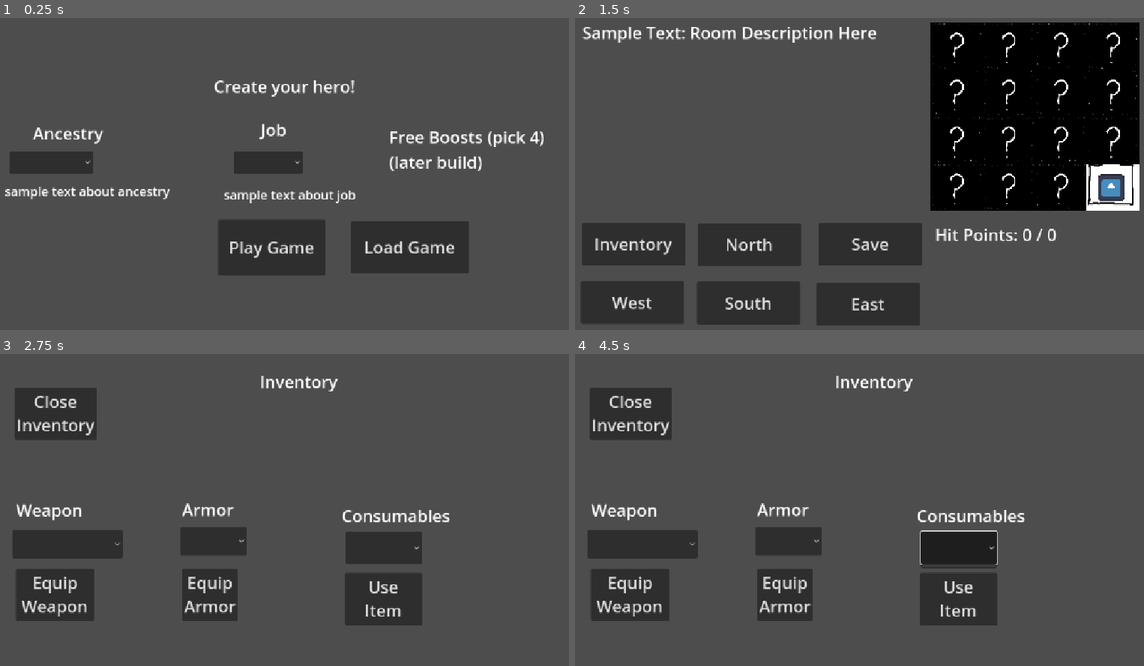
Above: before the commit, frames 1-4 (two rows, left to right).
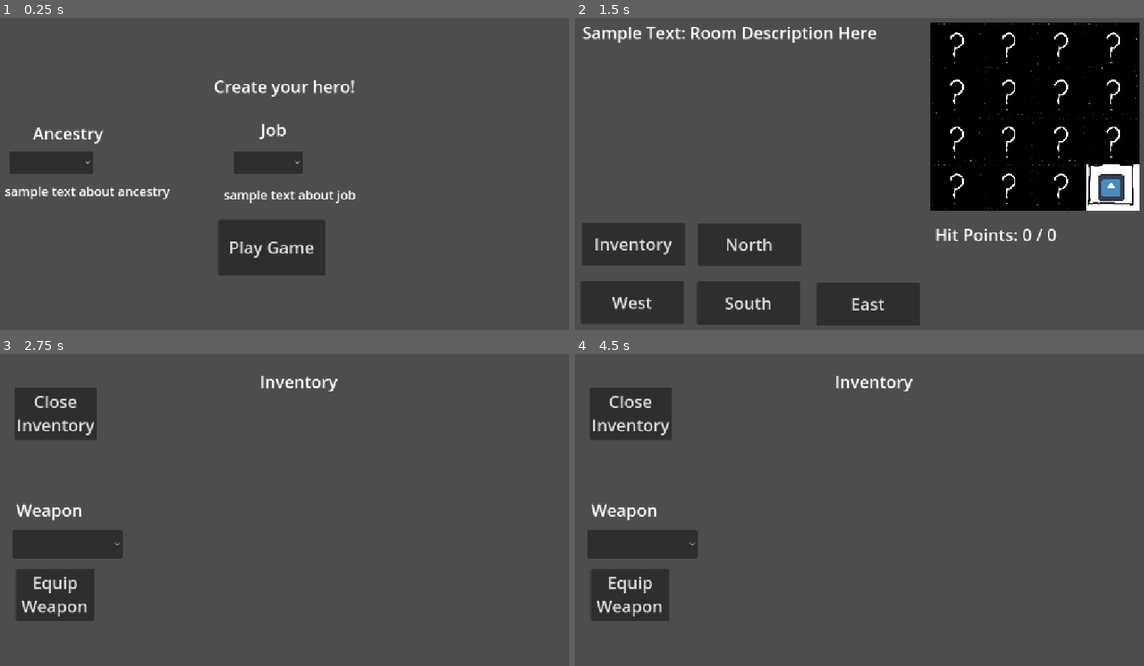
Above: after the commit, the same moments.

Repository: CawsualCrow/Capstone
Game: Godot game, scene res://Scenes/main.tscn
Same seed, same stepped clock (60 frames per second), same inputs: the game is played once before the commit and once after it. The engine's default icon, where the game draws it, is replaced by a stand-in: a white triangle on a blue panel in a dark square.
Inputs (mouse positions are in pixels of both pictures, inside the frame that each line leads up to):
- Up to frame 1 (0.25 s): no input
- Up to frame 2 (1.5 s): click (984, 245) at 0.5 s, where only the run before the commit has a clickable "Load Game"; click "Play Game" at 1.25 s
- Up to frame 3 (2.75 s): click "Inventory" at 2 s
- Up to frame 4 (4.5 s): click (785, 541) at 2.77 s; click (785, 594) at 3.5 s, where only the run before the commit has a clickable "Equip Armor"; click (956, 547) at 4.27 s

The runs differ from the first frame. In frame 1, 4.2% of the frame differs, in the area x 61-96%, y 36-82%; in frame 2, 2.4%; in frame 3, 6.6%; in frame 4, 6.8%, in the area x 31-80%, y 47-88%.
Error before the commit: Attempt to call function 'get_position' in base 'null instance' on a null instance. (res://Scripts/game_manager.gd:367)

Commit message:
removing unused UI elements

Diff:
--- a/samplecombatloop - Copy/Scenes/main.tscn
+++ b/samplecombatloop - Copy/Scenes/main.tscn
@@ -49,7 +49,6 @@
 player_weapon = ExtResource("10_6iyac")
 
 [node name="HUD" type="CanvasLayer" parent="."]
-visible = false
 script = ExtResource("7_6bp64")
 
 [node name="Slash" type="Button" parent="HUD"]
@@ -112,19 +111,6 @@
 theme_override_font_sizes/font_size = 32
 text = "Monster"
 
-[node name="pcon" type="PanelContainer" parent="HUD"]
-offset_left = 295.0
-offset_top = 37.0
-offset_right = 835.0
-offset_bottom = 345.0
-
-[node name="scroller" type="ScrollContainer" parent="HUD/pcon"]
-layout_mode = 2
-
-[node name="text_box" type="VBoxContainer" parent="HUD/pcon/scroller"]
-layout_mode = 2
-theme_override_constants/separation = 20
-
 [node name="Character Creator" type="CanvasLayer" parent="."]
 visible = false
 
@@ -151,15 +137,6 @@
 offset_bottom = 241.0
 theme_override_font_sizes/font_size = 32
 text = "Job"
-
-[node name="Boost_Title" type="Label" parent="Character Creator"]
-offset_left = 777.0
-offset_top = 232.0
-offset_right = 1102.0
-offset_bottom = 325.0
-theme_override_font_sizes/font_size = 32
-text = "Free Boosts (pick 4)
-(later build)"
 
 [node name="Ancestry_Selection" type="OptionButton" parent="Character Creator"]
 offset_left = 49.0
@@ -213,14 +190,6 @@
 theme_override_font_sizes/font_size = 32
 text = "Play Game"
 
-[node name="Load_Game" type="Button" parent="Character Creator"]
-offset_left = 704.0
-offset_top = 416.0
-offset_right = 930.0
-offset_bottom = 516.0
-theme_override_font_sizes/font_size = 32
-text = "Load Game"
-
 [node name="Level_Up_Screen" type="CanvasLayer" parent="."]
 visible = false
 
@@ -264,14 +233,6 @@
 popup/item_3/text = "Intelligence"
 popup/item_3/id = 3
 
-[node name="Inventory_Button" type="Button" parent="Level_Up_Screen"]
-offset_left = 819.0
-offset_top = 519.0
-offset_right = 1015.0
-offset_bottom = 601.0
-theme_override_font_sizes/font_size = 32
-text = "Change Inventory"
-
 [node name="Inventory" type="CanvasLayer" parent="."]
 visible = false
 
@@ -312,54 +273,6 @@
 text = "Equip
 Weapon"
 
-[node name="Armor_Title" type="Label" parent="Inventory"]
-offset_left = 380.0
-offset_top = 302.0
-offset_right = 430.0
-offset_bottom = 325.0
-theme_override_font_sizes/font_size = 32
-text = "Armor"
-
-[node name="Armor_Selector" type="OptionButton" parent="Inventory"]
-offset_left = 377.0
-offset_top = 358.0
-offset_right = 504.0
-offset_bottom = 413.0
-theme_override_font_sizes/font_size = 32
-
-[node name="Equip_Armor" type="Button" parent="Inventory"]
-offset_left = 380.0
-offset_top = 438.0
-offset_right = 487.0
-offset_bottom = 536.0
-theme_override_font_sizes/font_size = 32
-text = "Equip
-Armor"
-
-[node name="Consumables_Title" type="Label" parent="Inventory"]
-offset_left = 686.0
-offset_top = 314.0
-offset_right = 894.0
-offset_bottom = 359.0
-theme_override_font_sizes/font_size = 32
-text = "Consumables"
-
-[node name="Consumables_Selector" type="OptionButton" parent="Inventory"]
-offset_left = 694.0
-offset_top = 367.0
-offset_right = 840.0
-offset_bottom = 429.0
-theme_override_font_sizes/font_size = 32
-
-[node name="Use_Item" type="Button" parent="Inventory"]
-offset_left = 692.0
-offset_top = 446.0
-offset_right = 841.0
-offset_bottom = 544.0
-theme_override_font_sizes/font_size = 32
-text = "Use
-Item"
-
 [node name="Close_Inventory" type="Button" parent="Inventory"]
 offset_left = 59.0
 offset_top = 91.0
@@ -370,6 +283,7 @@
 Inventory"
 
 [node name="Game_Over" type="CanvasLayer" parent="."]
+visible = false
 
 [node name="Start_Over" type="Button" parent="Game_Over"]
 offset_left = 240.0
@@ -379,14 +293,6 @@
 theme_override_font_sizes/font_size = 32
 text = "Return to
 Character Select"
-
-[node name="Load_Game" type="Button" parent="Game_Over"]
-offset_left = 637.0
-offset_top = 477.0
-offset_right = 885.0
-offset_bottom = 557.0
-theme_override_font_sizes/font_size = 32
-text = "Load Game"
 
 [node name="Label" type="Label" parent="Game_Over"]
 offset_left = 290.0
@@ -467,14 +373,6 @@
 offset_bottom = 501.0
 theme_override_font_sizes/font_size = 32
 text = "Inventory"
-
-[node name="Save_Game" type="Button" parent="Navigation"]
-offset_left = 498.0
-offset_top = 419.0
-offset_right = 696.0
-offset_bottom = 501.0
-theme_override_font_sizes/font_size = 32
-text = "Save"
 
 [node name="Output" type="Label" parent="Navigation"]
 offset_left = 45.0
@@ -605,19 +503,15 @@
 [connection signal="item_selected" from="Character Creator/Ancestry_Selection" to="Player_Character" method="_on_ancestry_selection_item_selected"]
 [connection signal="item_selected" from="Character Creator/Job_Selection" to="Player_Character" method="_on_job_selection_item_selected"]
 [connection signal="pressed" from="Character Creator/Start_Game" to="." method="_on_start_game_pressed"]
-[connection signal="pressed" from="Character Creator/Load_Game" to="." method="_on_load_game_pressed"]
 [connection signal="pressed" from="Level_Up_Screen/Finish_Level_Up" to="Player_Character" method="_on_finish_level_up_pressed"]
 [connection signal="item_selected" from="Level_Up_Screen/Stat_boost" to="Player_Character" method="_on_option_button_item_selected"]
-[connection signal="pressed" from="Level_Up_Screen/Inventory_Button" to="." method="_on_inventory_button_pressed"]
 [connection signal="item_selected" from="Inventory/Weapon_Selector" to="." method="_on_weapon_selector_item_selected"]
 [connection signal="pressed" from="Inventory/Equip_Weapon" to="." method="_on_equip_weapon_pressed"]
 [connection signal="pressed" from="Inventory/Close_Inventory" to="." method="_on_close_inventory_pressed"]
 [connection signal="pressed" from="Game_Over/Start_Over" to="." method="_on_start_over_pressed"]
-[connection signal="pressed" from="Game_Over/Load_Game" to="." method="_on_load_game_after_loss_pressed"]
 [connection signal="pressed" from="Event_HUD/Continue__To_Combat" to="." method="_on_continue__to_combat_pressed"]
 [connection signal="pressed" from="Navigation/North" to="." method="_on_north_pressed"]
 [connection signal="pressed" from="Navigation/West" to="." method="_on_west_pressed"]
 [connection signal="pressed" from="Navigation/South" to="." method="_on_south_pressed"]
 [connection signal="pressed" from="Navigation/East" to="." method="_on_east_pressed"]
 [connection signal="pressed" from="Navigation/Access_Inventorry" to="." method="_on_access_inventorry_pressed"]
-[connection signal="pressed" from="Navigation/Save_Game" to="." method="_on_save_game_pressed"]
